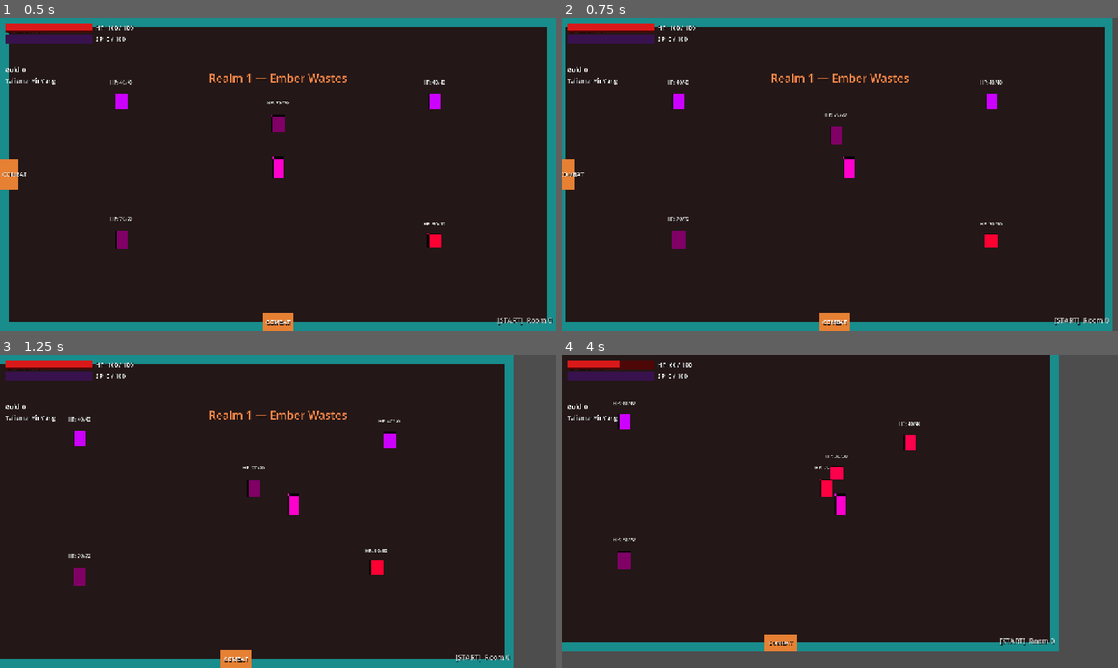
Above: before the commit, frames 1-4 (two rows, left to right).
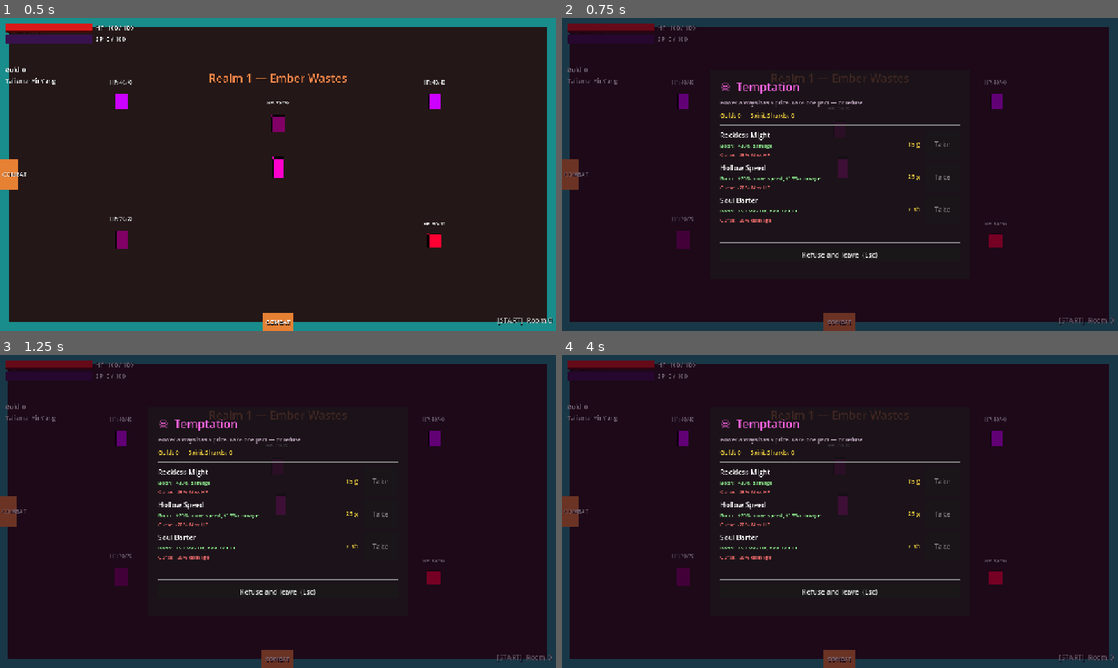
Above: after the commit, the same moments.

Repository: KarnamV/chan-inspo
Game: Godot game, scene res://scenes/TestRoom.tscn
Same seed, same stepped clock (60 frames per second), same inputs: the game is played once before the commit and once after it.
Inputs (mouse positions are in pixels of both pictures, inside the frame that each line leads up to):
- Up to frame 1 (0.5 s): no input
- Up to frame 2 (0.75 s): tap Enter at 0.5 s; hold D (move_right) from 0.53 s (still down); tap T at 0.6 s
- Up to frame 3 (1.25 s): keep holding D (move_right)
- Up to frame 4 (4 s): release D (move_right) at 1.25 s; click (840, 592) at 1.25 s, where only the run after the commit has a clickable "Refuse and leave (Esc)"; hold S (move_down) 2.03-2.78 s; tap V (attack_dash) at 2.1 s; tap T at 2.3, 3.05, 3.8 s; hold D (move_right) 2.78-3.53 s; hold X (attack_kick) 2.78-3.53 s; hold W (move_up) from 3.53 s (still down); tap Z (attack_punch) at 3.6 s

Frame 1 is identical in both runs. In frame 2, 14% of the frame differs, in the area x 0-100%, y 0-100%; in frame 3, 21%; in frame 4, 28%.

Commit message:
Add temptation rooms with cursed power-ups (Phase 3)
New RoomData.RoomType.TEMPTATION (RoomGraph gives it the pool's last 5%
slot; RoomRenderer themes it cursed-magenta). TemptationUI.gd is a
code-built overlay (ShopUI/ShrineUI pattern) that opens on entering a
TEMPTATION room (or debug key T) and offers three one-per-room pacts, each
with a powerful boon and a matching curse, paid in gold and/or shards:
Reckless Might, Hollow Speed, Soul Barter. The player may refuse and leave.

Supporting: Player.modify_max_hp(signed delta) for HP curses, and
MetaProgress.spend_shards() so a pact can cost banked shards.

Co-Authored-By: Claude Opus 4.8 <noreply@anthropic.com>

Diff:
--- a/game/scripts/MetaProgress.gd
+++ b/game/scripts/MetaProgress.gd
@@ -60,6 +60,18 @@
 	total_shards += amount
 	emit_signal("shards_changed", total_shards)
 	save_data()
+
+
+## Spend banked shards (temptation-room pacts). Returns false if too poor.
+func spend_shards(amount: int) -> bool:
+	if amount <= 0:
+		return true
+	if total_shards < amount:
+		return false
+	total_shards -= amount
+	emit_signal("shards_changed", total_shards)
+	save_data()
+	return true
 
 
 # ---------------------------------------------------------------------------
--- a/game/scripts/Player.gd
+++ b/game/scripts/Player.gd
@@ -570,6 +570,20 @@
 	emit_signal("health_updated", current_hp, max_hp)
 
 
+## Adjust max_hp by a signed delta (temptation curses pass a negative value).
+## On an increase the extra HP is granted; on a decrease current HP is clamped.
+## max_hp never drops below 1.
+func modify_max_hp(delta: int) -> void:
+	if delta == 0:
+		return
+	max_hp = maxi(1, max_hp + delta)
+	if delta > 0:
+		current_hp = mini(current_hp + delta, max_hp)
+	else:
+		current_hp = mini(current_hp, max_hp)
+	emit_signal("health_updated", current_hp, max_hp)
+
+
 func _trigger_block_flash() -> void:
 	# Settle back to the current stance tint (or plain white if no talisman).
 	var settle_color: Color = Color.WHITE
--- a/game/scripts/RoomData.gd
+++ b/game/scripts/RoomData.gd
@@ -23,22 +23,24 @@
 ## Room type enum
 ## ------------------------------------------------------------------
 enum RoomType {
-	START   = 0,   ## Always depth 0; one per graph
-	COMBAT  = 1,   ## Standard enemy encounter  (70 % of non-special rooms)
-	ELITE   = 2,   ## Harder enemy, better drop  (15 %)
-	SHOP    = 3,   ## Merchant; spend gold        ( 5 %)
-	SHRINE  = 4,   ## HP / blessing choice        ( 5 %)
-	BOSS    = 5,   ## Realm boss; always deepest room
+	START      = 0,   ## Always depth 0; one per graph
+	COMBAT     = 1,   ## Standard enemy encounter  (70 % of non-special rooms)
+	ELITE      = 2,   ## Harder enemy, better drop  (15 %)
+	SHOP       = 3,   ## Merchant; spend gold        ( 5 %)
+	SHRINE     = 4,   ## HP / blessing choice        ( 5 %)
+	BOSS       = 5,   ## Realm boss; always deepest room
+	TEMPTATION = 6,   ## Cursed power-up; risk gold/shards for a buff + curse
 }
 
 ## Human-readable name for debug output
 const TYPE_NAMES: Dictionary = {
-	RoomType.START:  "START",
-	RoomType.COMBAT: "COMBAT",
-	RoomType.ELITE:  "ELITE",
-	RoomType.SHOP:   "SHOP",
-	RoomType.SHRINE: "SHRINE",
-	RoomType.BOSS:   "BOSS",
+	RoomType.START:      "START",
+	RoomType.COMBAT:     "COMBAT",
+	RoomType.ELITE:      "ELITE",
+	RoomType.SHOP:       "SHOP",
+	RoomType.SHRINE:     "SHRINE",
+	RoomType.BOSS:       "BOSS",
+	RoomType.TEMPTATION: "TEMPTATION",
 }
 
 ## ------------------------------------------------------------------
--- a/game/scripts/RoomGraph.gd
+++ b/game/scripts/RoomGraph.gd
@@ -64,7 +64,7 @@
 	RoomData.RoomType.ELITE,
 	RoomData.RoomType.SHOP,
 	RoomData.RoomType.SHRINE,
-	RoomData.RoomType.COMBAT,  # fills the last 5% → COMBAT to honour 70%+ target
+	RoomData.RoomType.TEMPTATION,  # last 5% → a cursed-power-up room
 ]
 
 ## ------------------------------------------------------------------
--- a/game/scripts/RoomRenderer.gd
+++ b/game/scripts/RoomRenderer.gd
@@ -44,6 +44,7 @@
 	RoomData.RoomType.SHOP:   Color(0.60, 0.50, 0.05, 1.0),  # gold
 	RoomData.RoomType.SHRINE: Color(0.12, 0.20, 0.55, 1.0),  # muted blue
 	RoomData.RoomType.BOSS:   Color(0.12, 0.05, 0.15, 1.0),  # near-black purple
+	RoomData.RoomType.TEMPTATION: Color(0.42, 0.10, 0.38, 1.0),  # cursed magenta
 }
 
 ## Lighter / more saturated glow tint for door arches (destination type).
@@ -54,6 +55,7 @@
 	RoomData.RoomType.SHOP:   Color(1.00, 0.90, 0.20, 1.0),
 	RoomData.RoomType.SHRINE: Color(0.40, 0.60, 1.00, 1.0),
 	RoomData.RoomType.BOSS:   Color(0.80, 0.20, 1.00, 1.0),
+	RoomData.RoomType.TEMPTATION: Color(1.00, 0.30, 0.90, 1.0),
 }
 
 const FLOOR_COLOR: Color = Color(0.12, 0.12, 0.14, 1.0)
--- /dev/null
+++ b/game/scripts/TemptationUI.gd
@@ -0,0 +1,265 @@
+## TemptationUI.gd — the cursed-power-up overlay for TEMPTATION rooms.
+##
+## Same code-built, pause-the-game pattern as ShopUI/ShrineUI. The player risks
+## gold and/or Spirit Shards for a powerful pact that always carries a curse.
+## One pact per room; they may also refuse and leave untouched.
+
+class_name TemptationUI
+extends CanvasLayer
+
+signal closed
+
+const PANEL_SIZE: Vector2 = Vector2(600.0, 480.0)
+
+var _player: Node = null
+
+var _cost_label: Label = null
+var _result_label: Label = null
+var _taken: bool = false
+# Each entry: { "def": Dictionary, "button": Button }
+var _rows: Array = []
+
+
+func open(player: Node) -> void:
+	_player = player
+	layer = 50
+	process_mode = Node.PROCESS_MODE_ALWAYS
+
+	_build_ui()
+
+	RunStats.gold_changed.connect(_on_currency_changed)
+	MetaProgress.shards_changed.connect(_on_currency_changed)
+	_refresh_costs()
+	_refresh_affordability()
+
+	get_tree().paused = true
+
+
+# ---------------------------------------------------------------------------
+# Cursed pacts — each has a powerful boon and a matching curse.
+# ---------------------------------------------------------------------------
+
+func _pacts() -> Array:
+	return [
+		{
+			"name": "Reckless Might",
+			"boon": "+30% damage",
+			"curse": "-25% Max HP",
+			"gold": 15, "shards": 0,
+			"apply": func() -> void:
+				_player.permanent_damage_mult *= 1.30
+				_player.modify_max_hp(-int(_player.max_hp * 0.25)),
+		},
+		{
+			"name": "Hollow Speed",
+			"boon": "+20% move speed, +15% damage",
+			"curse": "-20% Max HP",
+			"gold": 25, "shards": 0,
+			"apply": func() -> void:
+				_player.speed_run *= 1.20
+				_player.speed_walk *= 1.20
+				_player.permanent_damage_mult *= 1.15
+				_player.modify_max_hp(-int(_player.max_hp * 0.20)),
+		},
+		{
+			"name": "Soul Barter",
+			"boon": "+50 Max HP, heal to full",
+			"curse": "-20% damage",
+			"gold": 0, "shards": 2,
+			"apply": func() -> void:
+				_player.modify_max_hp(50)
+				_player.heal(_player.max_hp)
+				_player.permanent_damage_mult *= 0.80,
+		},
+	]
+
+
+# ---------------------------------------------------------------------------
+# UI construction
+# ---------------------------------------------------------------------------
+
+func _build_ui() -> void:
+	var dim: ColorRect = ColorRect.new()
+	dim.color = Color(0.10, 0.0, 0.10, 0.6)
+	dim.size = Vector2(1280, 720)
+	dim.mouse_filter = Control.MOUSE_FILTER_STOP
+	add_child(dim)
+
+	var panel: Panel = Panel.new()
+	panel.custom_minimum_size = PANEL_SIZE
+	panel.size = PANEL_SIZE
+	panel.position = (Vector2(1280, 720) - PANEL_SIZE) * 0.5
+	add_child(panel)
+
+	var margin: MarginContainer = MarginContainer.new()
+	margin.set_anchors_and_offsets_preset(Control.PRESET_FULL_RECT)
+	margin.add_theme_constant_override("margin_left", 24)
+	margin.add_theme_constant_override("margin_right", 24)
+	margin.add_theme_constant_override("margin_top", 20)
+	margin.add_theme_constant_override("margin_bottom", 20)
+	panel.add_child(margin)
+
+	var vbox: VBoxContainer = VBoxContainer.new()
+	vbox.add_theme_constant_override("separation", 10)
+	margin.add_child(vbox)
+
+	var title: Label = Label.new()
+	title.text = "☠  Temptation"
+	title.add_theme_font_size_override("font_size", 26)
+	title.add_theme_color_override("font_color", Color(1.0, 0.4, 0.9))
+	vbox.add_child(title)
+
+	var flavor: Label = Label.new()
+	flavor.text = "Power always has a price. Take one pact — or refuse."
+	flavor.add_theme_font_size_override("font_size", 13)
+	flavor.add_theme_color_override("font_color", Color(0.75, 0.66, 0.75))
+	vbox.add_child(flavor)
+
+	_cost_label = Label.new()
+	_cost_label.add_theme_font_size_override("font_size", 14)
+	_cost_label.add_theme_color_override("font_color", Color(0.95, 0.82, 0.25))
+	vbox.add_child(_cost_label)
+
+	vbox.add_child(HSeparator.new())
+
+	for def in _pacts():
+		vbox.add_child(_build_pact_row(def))
+
+	_result_label = Label.new()
+	_result_label.add_theme_font_size_override("font_size", 15)
+	_result_label.add_theme_color_override("font_color", Color(1.0, 0.55, 0.85))
+	vbox.add_child(_result_label)
+
+	vbox.add_child(HSeparator.new())
+
+	var leave: Button = Button.new()
+	leave.text = "Refuse and leave  (Esc)"
+	leave.pressed.connect(_close)
+	vbox.add_child(leave)
+
+
+func _build_pact_row(def: Dictionary) -> Control:
+	var row: HBoxContainer = HBoxContainer.new()
+	row.add_theme_constant_override("separation", 12)
+
+	var info: VBoxContainer = VBoxContainer.new()
+	info.size_flags_horizontal = Control.SIZE_EXPAND_FILL
+
+	var name_label: Label = Label.new()
+	name_label.text = def["name"]
+	name_label.add_theme_font_size_override("font_size", 16)
+	info.add_child(name_label)
+
+	var boon_label: Label = Label.new()
+	boon_label.text = "Boon:  %s" % def["boon"]
+	boon_label.add_theme_font_size_override("font_size", 12)
+	boon_label.add_theme_color_override("font_color", Color(0.6, 1.0, 0.6))
+	info.add_child(boon_label)
+
+	var curse_label: Label = Label.new()
+	curse_label.text = "Curse: %s" % def["curse"]
+	curse_label.add_theme_font_size_override("font_size", 12)
+	curse_label.add_theme_color_override("font_color", Color(1.0, 0.45, 0.45))
+	info.add_child(curse_label)
+
+	row.add_child(info)
+
+	var price_label: Label = Label.new()
+	price_label.text = _cost_text(def)
+	price_label.add_theme_font_size_override("font_size", 14)
+	price_label.add_theme_color_override("font_color", Color(0.95, 0.82, 0.25))
+	price_label.vertical_alignment = VERTICAL_ALIGNMENT_CENTER
+	row.add_child(price_label)
+
+	var take: Button = Button.new()
+	take.text = "Take"
+	take.custom_minimum_size = Vector2(80, 0)
+	var index: int = _rows.size()
+	take.pressed.connect(func() -> void: _try_take(index))
+	row.add_child(take)
+
+	_rows.append({ "def": def, "button": take })
+	return row
+
+
+func _cost_text(def: Dictionary) -> String:
+	var parts: Array = []
+	if def["gold"] > 0:
+		parts.append("%d g" % def["gold"])
+	if def["shards"] > 0:
+		parts.append("%d sh" % def["shards"])
+	return "  ".join(parts) if parts.size() > 0 else "free"
+
+
+# ---------------------------------------------------------------------------
+# Take a pact
+# ---------------------------------------------------------------------------
+
+func _try_take(index: int) -> void:
+	if _taken:
+		return
+	var def: Dictionary = _rows[index]["def"]
+
+	if not _can_afford(def):
+		_flash_denied(_rows[index]["button"])
+		return
+
+	# Deduct gold then shards (both already checked affordable).
+	RunStats.spend_gold(def["gold"])
+	MetaProgress.spend_shards(def["shards"])
+
+	def["apply"].call()
+
+	_taken = true
+	_result_label.text = "You take %s. %s, but %s." % [def["name"], def["boon"], def["curse"]]
+	for row in _rows:
+		row["button"].disabled = true
+
+	_refresh_costs()
+
+
+func _can_afford(def: Dictionary) -> bool:
+	return RunStats.gold >= def["gold"] and MetaProgress.total_shards >= def["shards"]
+
+
+# ---------------------------------------------------------------------------
+# Helpers
+# ---------------------------------------------------------------------------
+
+func _flash_denied(button: Button) -> void:
+	var tween: Tween = create_tween()
+	tween.tween_property(button, "modulate", Color(1.6, 0.4, 0.4, 1.0), 0.0)
+	tween.tween_property(button, "modulate", Color(1.0, 1.0, 1.0, 1.0), 0.35)
+
+
+func _refresh_costs() -> void:
+	if _cost_label != null:
+		_cost_label.text = "Gold: %d      Spirit Shards: %d" % [RunStats.gold, MetaProgress.total_shards]
+
+
+func _refresh_affordability() -> void:
+	if _taken:
+		return
+	for row in _rows:
+		row["button"].disabled = not _can_afford(row["def"])
+
+
+func _on_currency_changed(_v: int) -> void:
+	_refresh_costs()
+	_refresh_affordability()
+
+
+func _unhandled_input(event: InputEvent) -> void:
+	if event is InputEventKey and event.pressed and event.keycode == KEY_ESCAPE:
+		get_viewport().set_input_as_handled()
+		_close()
+
+
+func _close() -> void:
+	if RunStats.gold_changed.is_connected(_on_currency_changed):
+		RunStats.gold_changed.disconnect(_on_currency_changed)
+	if MetaProgress.shards_changed.is_connected(_on_currency_changed):
+		MetaProgress.shards_changed.disconnect(_on_currency_changed)
+	get_tree().paused = false
+	emit_signal("closed")
+	queue_free()
--- a/game/scripts/TestRoom.gd
+++ b/game/scripts/TestRoom.gd
@@ -16,6 +16,7 @@
 const GoldPickupScript      = preload("res://scripts/GoldPickup.gd")
 const ShopUIScript          = preload("res://scripts/ShopUI.gd")
 const ShrineUIScript        = preload("res://scripts/ShrineUI.gd")
+const TemptationUIScript    = preload("res://scripts/TemptationUI.gd")
 const TigerFangScript       = preload("res://scripts/TigerFang.gd")
 const SnakeCoilScript       = preload("res://scripts/SnakeCoil.gd")
 const MiniBossScene         = preload("res://scenes/MiniBoss.tscn")
@@ -264,6 +265,8 @@
 			_open_shop()
 		RoomData.RoomType.SHRINE:
 			_open_shrine()
+		RoomData.RoomType.TEMPTATION:
+			_open_temptation()
 		RoomData.RoomType.ELITE, RoomData.RoomType.BOSS:
 			_spawn_miniboss()
 
@@ -282,6 +285,8 @@
 			_open_shop()
 		KEY_N:
 			_open_shrine()
+		KEY_T:
+			_open_temptation()
 		KEY_M:
 			_spawn_miniboss()
 
@@ -306,6 +311,17 @@
 	add_child(shrine)
 	shrine.closed.connect(_on_overlay_closed)
 	shrine.open(player)
+
+
+func _open_temptation() -> void:
+	if _overlay_open:
+		return
+	_overlay_open = true
+	var temptation: CanvasLayer = TemptationUIScript.new()
+	temptation.name = "TemptationUI"
+	add_child(temptation)
+	temptation.closed.connect(_on_overlay_closed)
+	temptation.open(player)
 
 
 func _on_overlay_closed() -> void:
Not shown, changed: kanban.html
